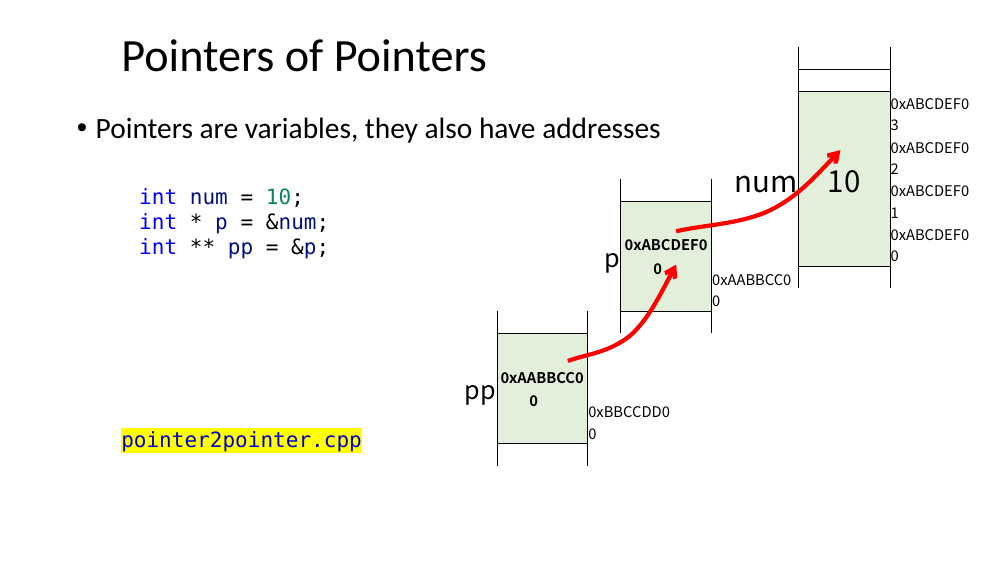
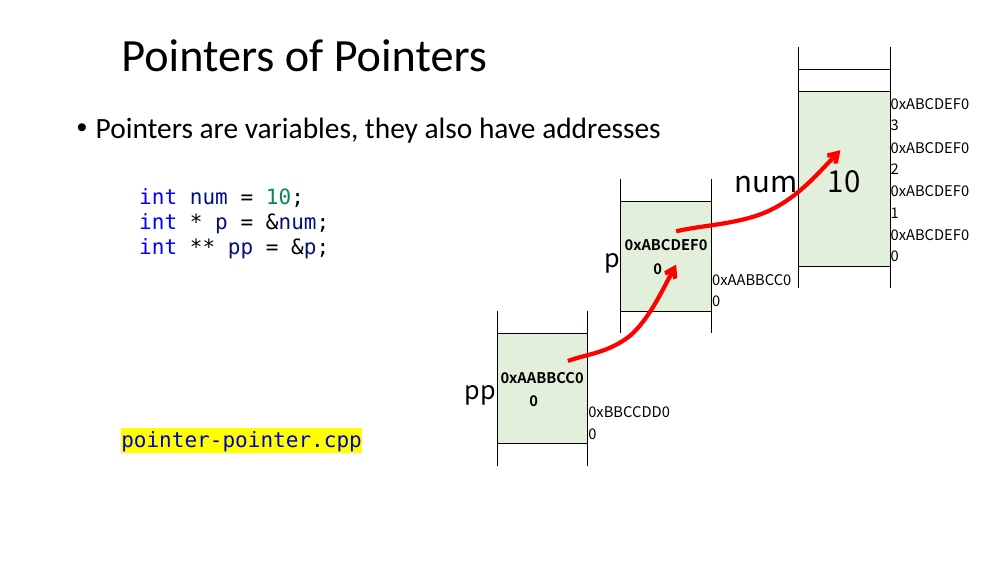
Before and after one commit to dayekuaipao/CPPLearning, a slide deck: slide 7 of week05/Lecture05.pptx. Drawn at 1008x567 pixels with LibreOffice and Linux fonts; fonts in the diff are those of the drawing; background and template pictures are left out. Boxes give left, top, right and bottom in pixels: in the first picture for what was removed or moved away, otherwise in the second. Text is boxed around its words. In the diff, an @@ line names an element or a change of style, - is before the commit and + after.

```diff
--- a/week05/Lecture05.pptx
+++ b/week05/Lecture05.pptx
@@ text at [121,431,362,452]: text changed @@
-pointer2pointer.cpp
+pointer-pointer.cpp
```
Also in this commit, not shown: 2 other slides changed, 13 other files.
